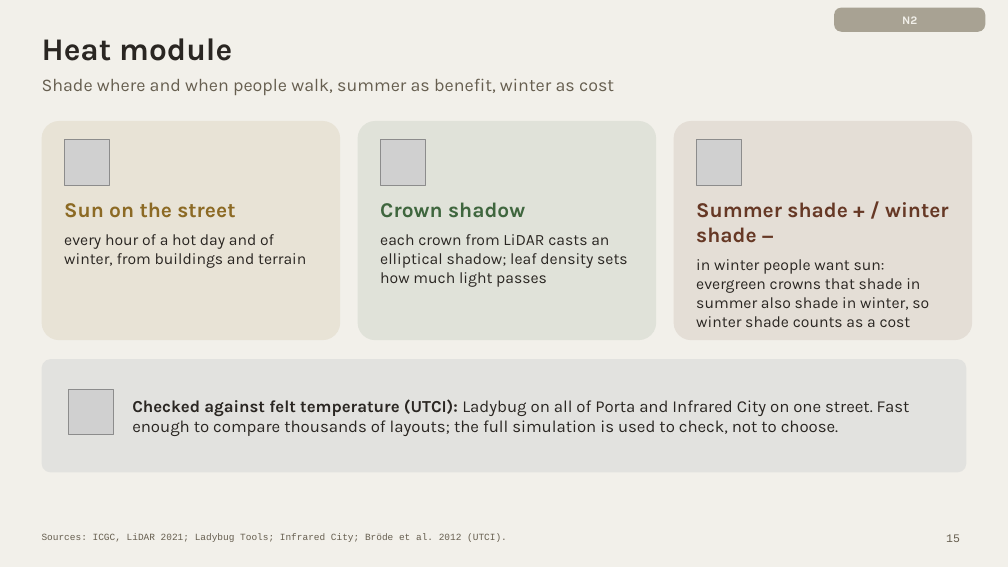
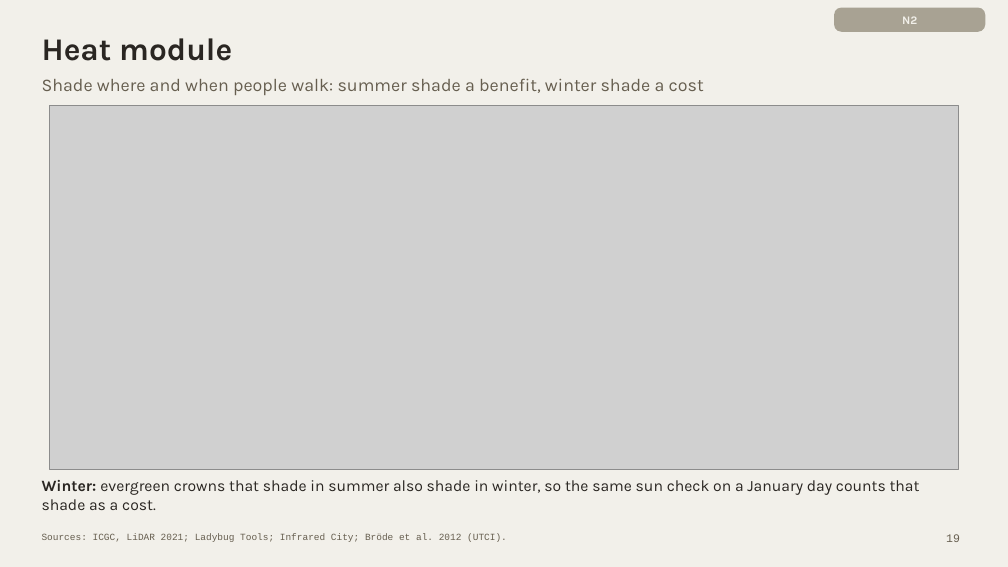
Before and after one commit to giofox96/shade-and-sponge, a slide deck: slide 19 of slides/final/shade_and_sponge_final_new.pptx (slide 15 before the commit). Drawn at 1008x567 pixels with LibreOffice and Linux fonts; fonts in the diff are those of the drawing; grey boxes stand for pictures. Boxes give left, top, right and bottom in pixels: in the first picture for what was removed or moved away, otherwise in the second. Text is boxed around its words. In the diff, an @@ line names an element or a change of style, - is before the commit and + after.

```diff
--- a/slides/final/shade_and_sponge_final_new.pptx
+++ b/slides/final/shade_and_sponge_final_new.pptx
@@ text at [42,78,704,95]: text changed @@
-Shade where and when people walk, summer as benefit, winter as cost
+Shade where and when people walk: summer shade a benefit, winter shade a cost
@@ picture added at [49,106,959,470] @@
@@ rounded rectangle removed at [42,121,340,340] @@
@@ picture removed at [64,140,110,185] @@
@@ rounded rectangle removed at [358,121,656,340] @@
@@ picture removed at [380,140,426,185] @@
@@ rounded rectangle removed at [674,121,972,340] @@
@@ picture removed at [696,140,742,185] @@
@@ text removed at [64,202,306,268] @@
-Sun on the street
-every hour of a hot day and of winter, from buildings and terrain
@@ text removed at [380,202,628,287] @@
-Crown shadow
-each crown from LiDAR casts an elliptical shadow; leaf density sets how much light passes
@@ rounded rectangle removed at [42,359,966,473] @@
@@ picture removed at [68,389,113,435] @@
@@ text removed at [132,399,910,436] @@
-Checked against felt temperature (UTCI): Ladybug on all of Porta and Infrared City on one street. Fast enough to compare thousands of layouts; the full simulation is used to check, not to choose.
@@ text at [42,480,920,510]: text changed @@
-Summer shade + / winter shade −
-in winter people want sun: evergreen crowns that shade in summer also shade in winter, so winter shade counts as a cost
+Winter: evergreen crowns that shade in summer also shade in winter, so the same sun check on a January day counts that shade as a cost.
```
Also in this commit, not shown: 9 other slides changed, 5 slides added, 9 slides removed, 1 other file.
